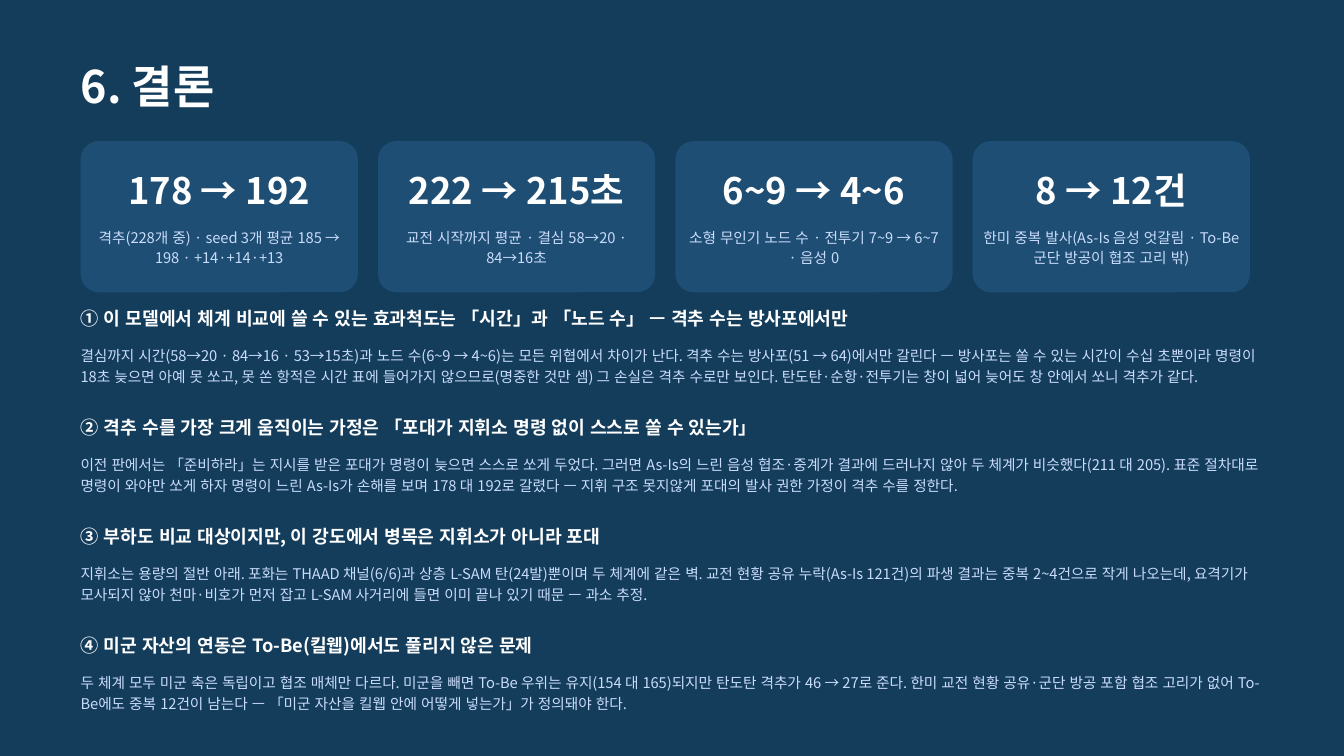
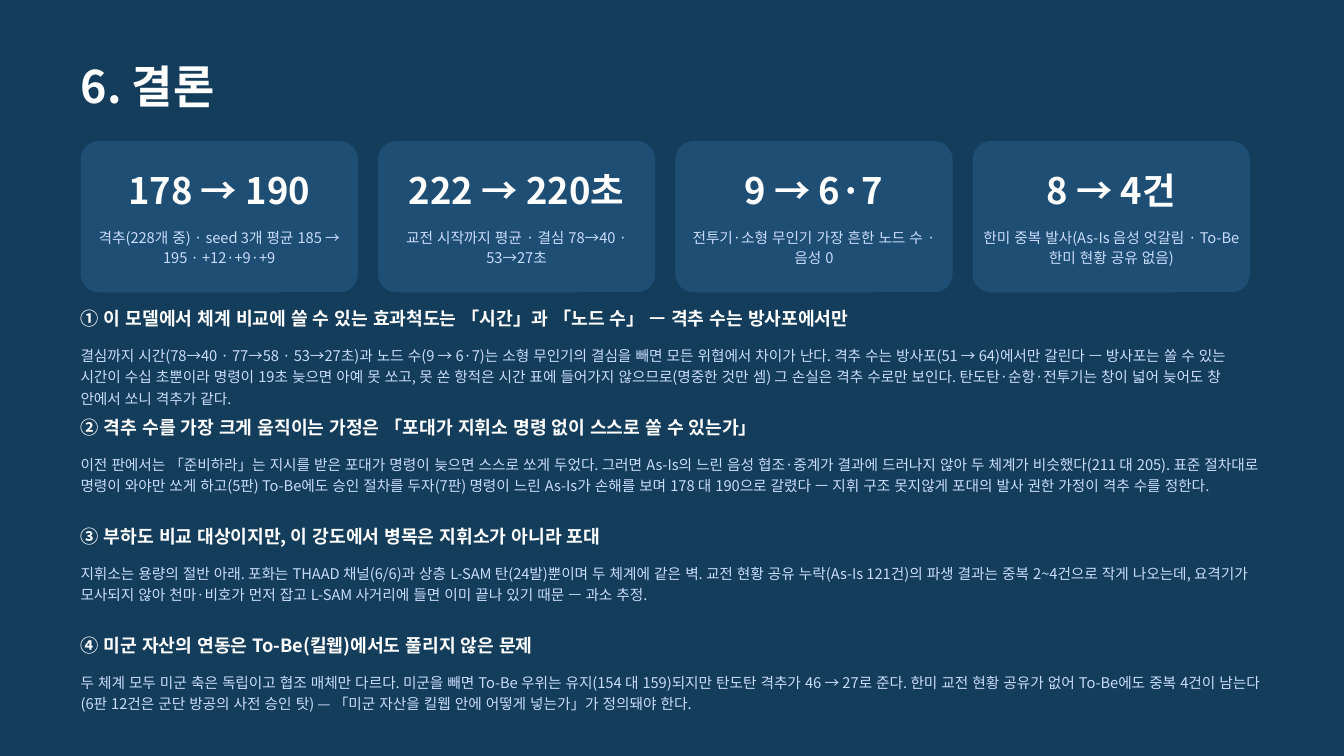
Before and after one commit to DaehyunY00/Air_Defense, a slide deck: slide 10 of K-JAMDS_효과척도_발표정리본.pptx. Drawn at 1344x756 pixels with LibreOffice and Linux fonts; fonts in the diff are those of the drawing. Boxes give left, top, right and bottom in pixels: in the first picture for what was removed or moved away, otherwise in the second. Text is boxed around its words. In the diff, an @@ line names an element or a change of style, - is before the commit and + after.

```diff
--- a/K-JAMDS_효과척도_발표정리본.pptx
+++ b/K-JAMDS_효과척도_발표정리본.pptx
@@ text at [128,176,310,205]: text changed @@
-178 → 192
+178 → 190
@@ text at [409,174,624,205]: text changed @@
-222 → 215초
+222 → 220초
@@ text at [744,176,883,205]: text changed @@
-6~9 → 4~6
+9 → 6·7
@@ text at [1047,173,1176,207]: text changed @@
-8 → 12건
+8 → 4건
@@ text at [99,231,322,263]: text changed @@
-격추(228개 중) · seed 3개 평균 185 → 198 · +14·+14·+13
+격추(228개 중) · seed 3개 평균 185 → 195 · +12·+9·+9
@@ text at [406,231,615,263]: text changed @@
-교전 시작까지 평균 · 결심 58→20 · 84→16초
+교전 시작까지 평균 · 결심 78→40 · 53→27초
@@ text at [693,230,923,264]: text changed @@
-소형 무인기 노드 수 · 전투기 7~9 → 6~7 · 음성 0
+전투기·소형 무인기 가장 흔한 노드 수 · 음성 0
@@ text at [983,231,1239,266]: text changed @@
-한미 중복 발사(As-Is 음성 엇갈림 · To-Be 군단 방공이 협조 고리 밖)
+한미 중복 발사(As-Is 음성 엇갈림 · To-Be 한미 현황 공유 없음)
@@ text at [81,348,1226,405]: text changed @@
-결심까지 시간(58→20 · 84→16 · 53→15초)과 노드 수(6~9 → 4~6)는 모든 위협에서 차이가 난다. 격추 수는 방사포(51 → 64)에서만 갈린다 — 방사포는 쏠 수 있는 시간이 수십 초뿐이라 명령이 18초 늦으면 아예 못 쏘고, 못 쏜 항적은 시간 표에 들어가지 않으므로(명중한 것만 셈) 그 손실은 격추 수로만 보인다. 탄도탄·순항·전투기는 창이 넓어 늦어도 창 안에서 쏘니 격추가 같다.
+결심까지 시간(78→40 · 77→58 · 53→27초)과 노드 수(9 → 6·7)는 소형 무인기의 결심을 빼면 모든 위협에서 차이가 난다. 격추 수는 방사포(51 → 64)에서만 갈린다 — 방사포는 쏠 수 있는 시간이 수십 초뿐이라 명령이 19초 늦으면 아예 못 쏘고, 못 쏜 항적은 시간 표에 들어가지 않으므로(명중한 것만 셈) 그 손실은 격추 수로만 보인다. 탄도탄·순항·전투기는 창이 넓어 늦어도 창 안에서 쏘니 격추가 같다.
@@ text at [81,457,1258,494]: text changed @@
-이전 판에서는 「준비하라」는 지시를 받은 포대가 명령이 늦으면 스스로 쏘게 두었다. 그러면 As-Is의 느린 음성 협조·중계가 결과에 드러나지 않아 두 체계가 비슷했다(211 대 205). 표준 절차대로 명령이 와야만 쏘게 하자 명령이 느린 As-Is가 손해를 보며 178 대 192로 갈렸다 — 지휘 구조 못지않게 포대의 발사 권한 가정이 격추 수를 정한다.
+이전 판에서는 「준비하라」는 지시를 받은 포대가 명령이 늦으면 스스로 쏘게 두었다. 그러면 As-Is의 느린 음성 협조·중계가 결과에 드러나지 않아 두 체계가 비슷했다(211 대 205). 표준 절차대로 명령이 와야만 쏘게 하고(5판) To-Be에도 승인 절차를 두자(7판) 명령이 느린 As-Is가 손해를 보며 178 대 190으로 갈렸다 — 지휘 구조 못지않게 포대의 발사 권한 가정이 격추 수를 정한다.
@@ text at [81,675,1259,712]: text changed @@
-두 체계 모두 미군 축은 독립이고 협조 매체만 다르다. 미군을 빼면 To-Be 우위는 유지(154 대 165)되지만 탄도탄 격추가 46 → 27로 준다. 한미 교전 현황 공유·군단 방공 포함 협조 고리가 없어 To-Be에도 중복 12건이 남는다 — 「미군 자산을 킬웹 안에 어떻게 넣는가」가 정의돼야 한다.
+두 체계 모두 미군 축은 독립이고 협조 매체만 다르다. 미군을 빼면 To-Be 우위는 유지(154 대 159)되지만 탄도탄 격추가 46 → 27로 준다. 한미 교전 현황 공유가 없어 To-Be에도 중복 4건이 남는다(6판 12건은 군단 방공의 사전 승인 탓) — 「미군 자산을 킬웹 안에 어떻게 넣는가」가 정의돼야 한다.
```
Also in this commit, not shown: 10 other slides changed, 9 other files.
